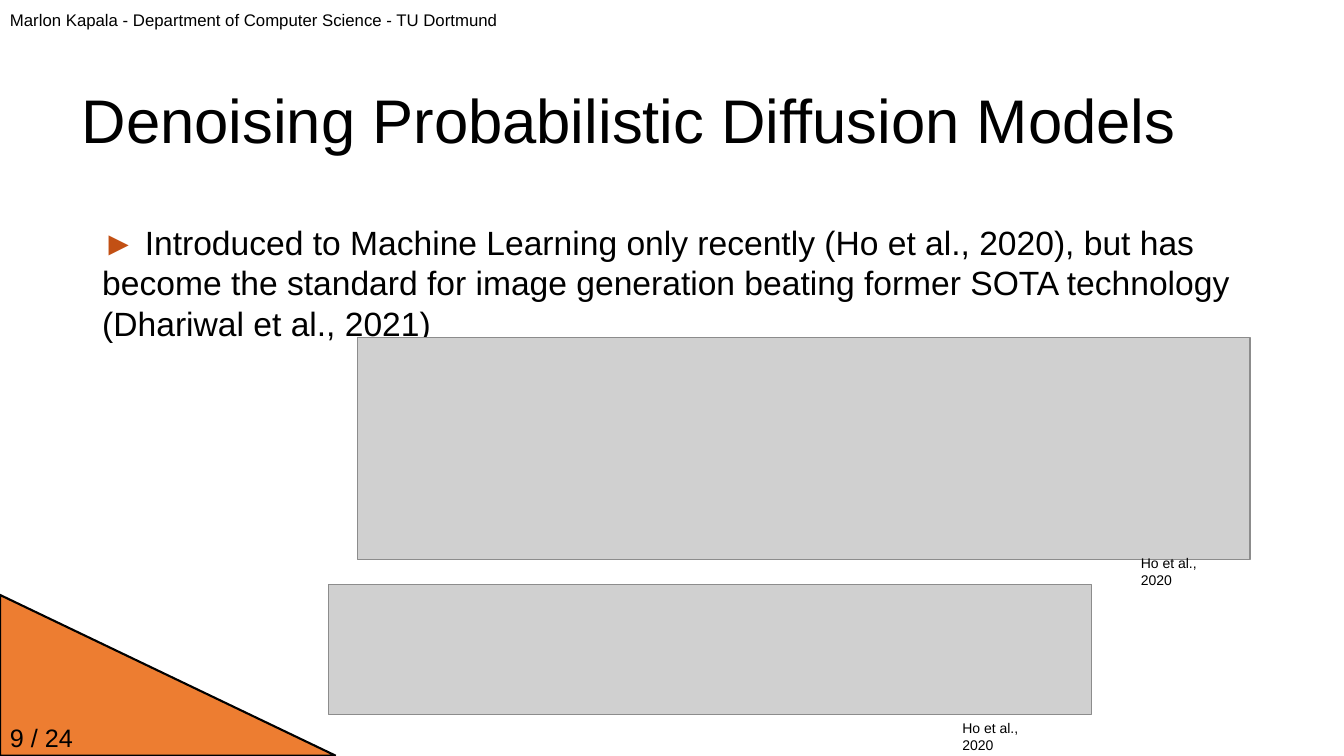
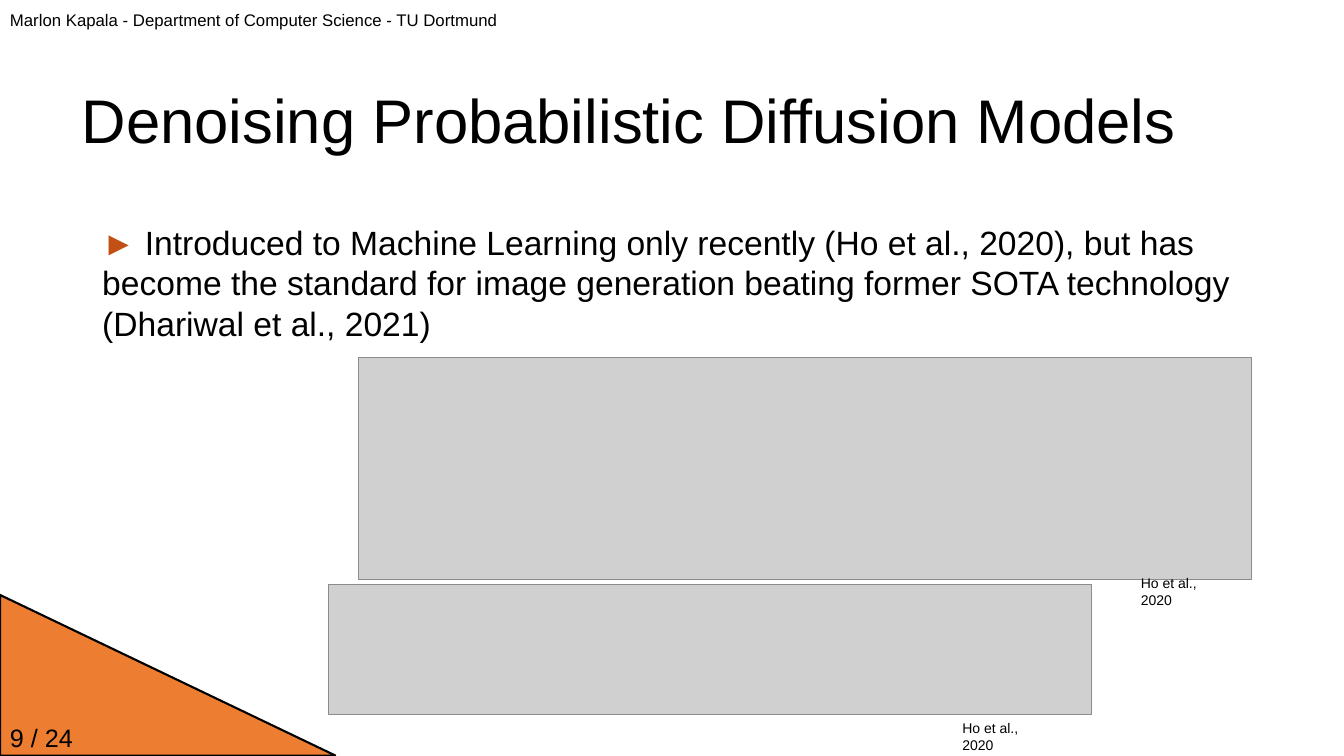
Before and after one commit to JavaLangMarlon/ddm-proseminar-tu-dortmund, a slide deck: slide 9 of presentation.pptx. Drawn at 1344x756 pixels with LibreOffice and Linux fonts; fonts in the diff are those of the drawing; grey boxes stand for pictures; background and template pictures are left out. Boxes give left, top, right and bottom in pixels: in the first picture for what was removed or moved away, otherwise in the second. Text is boxed around its words. In the diff, an @@ line names an element or a change of style, - is before the commit and + after.

```diff
--- a/presentation.pptx
+++ b/presentation.pptx
@@ picture: place and size @@
-picture at (357,338,1250,560)
+picture at (359,357,1252,579)
@@ text "Ho et al., 2020": place and size @@
-text "Ho et al., 2020" at (1141,557,1197,585)
+text "Ho et al., 2020" at (1141,577,1197,605)
```
Also in this commit, not shown: 2 other slides changed, 1 other file.
